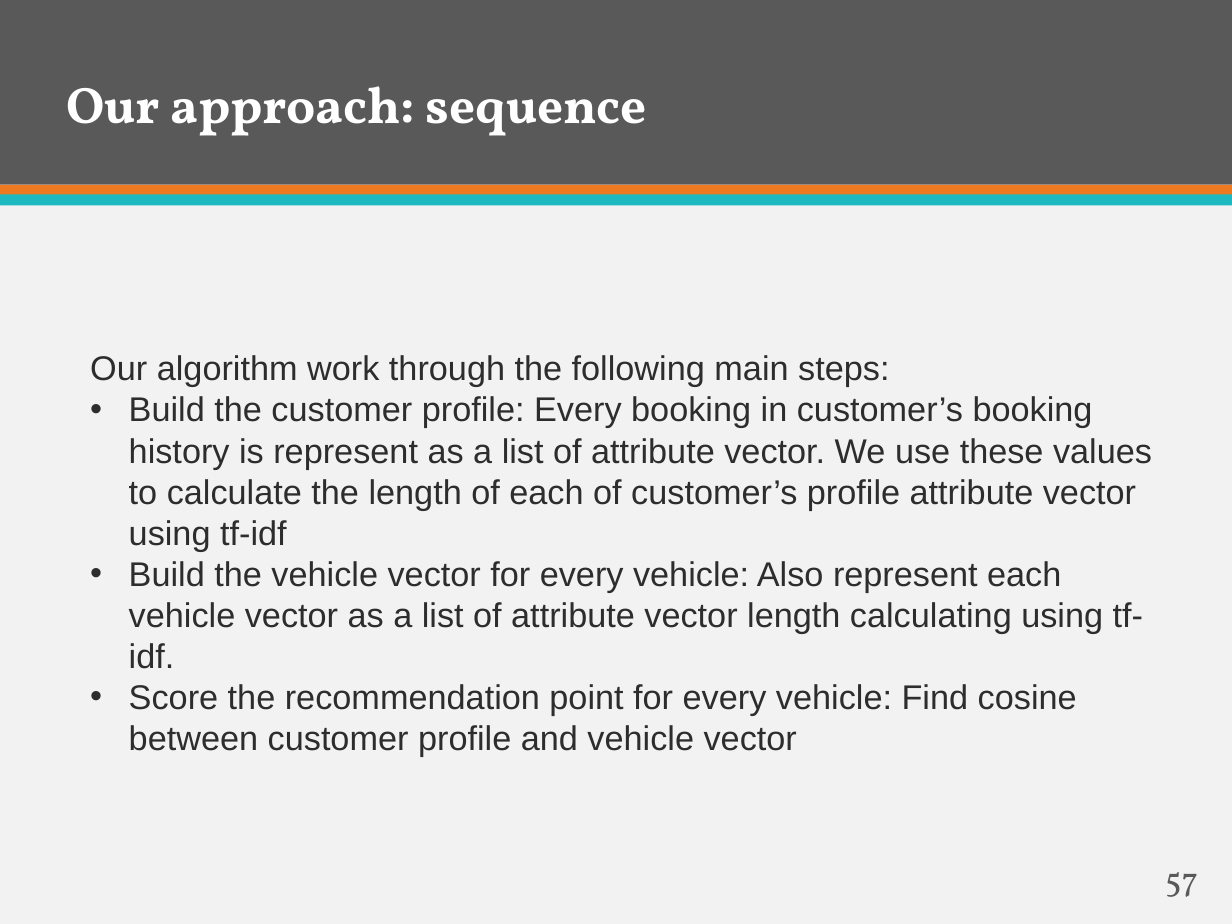
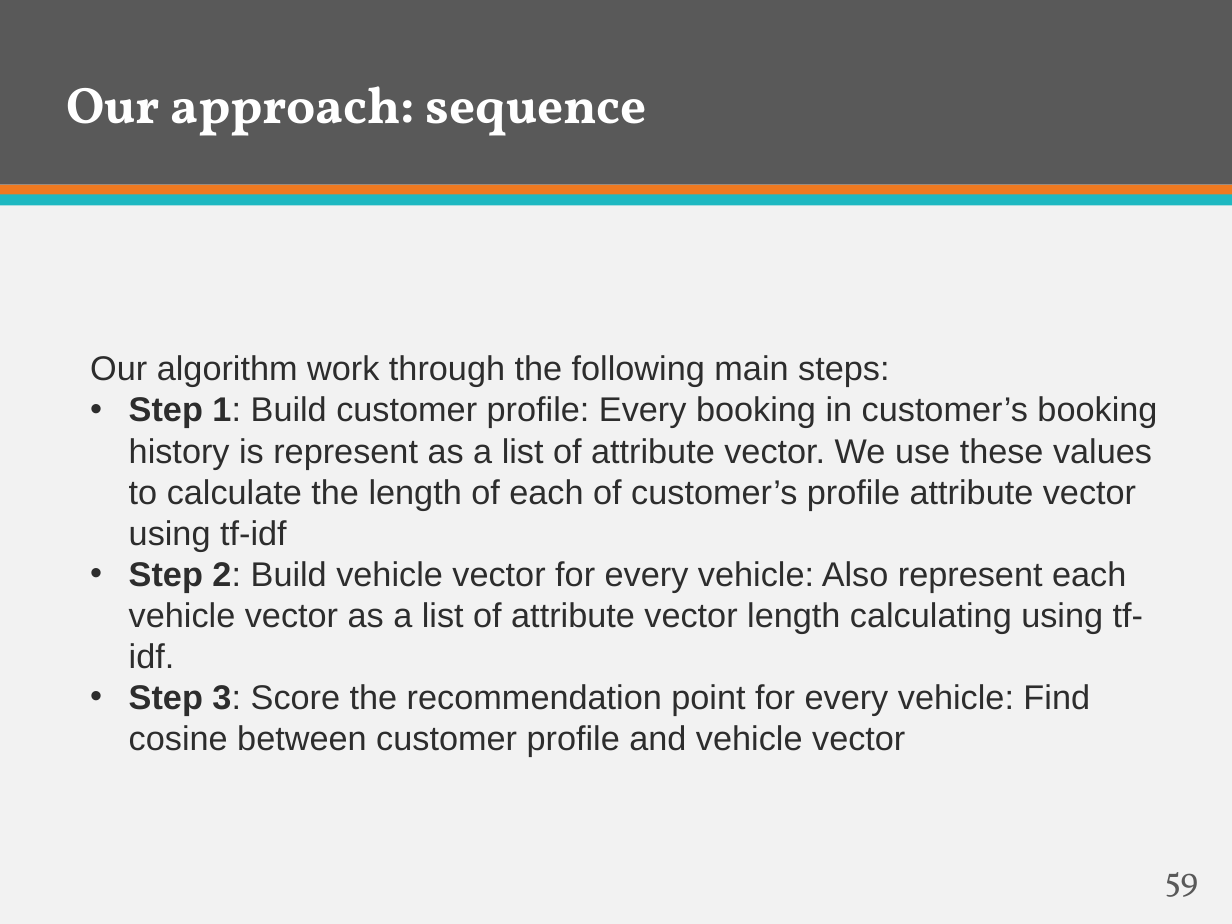
Before and after one commit to firzgard/CarRentalPortal, a slide deck: slide 59 of slide/CAR RENTAL PORTAL-Official.pptx (slide 57 before the commit). Drawn at 1232x924 pixels with LibreOffice and Linux fonts; fonts in the diff are those of the drawing. Boxes give left, top, right and bottom in pixels: in the first picture for what was removed or moved away, otherwise in the second. Text is boxed around its words. In the diff, an @@ line names an element or a change of style, - is before the commit and + after.

Commit message:
update slide

```diff
--- a/slide/CAR RENTAL PORTAL-Official.pptx
+++ b/slide/CAR RENTAL PORTAL-Official.pptx
@@ text at (129,396,1157,757): text changed @@
-• Build the customer profile: Every booking in customer’s booking history is represent as a list of attribute vector. We use these values to calculate the length of each of customer’s profile attribute vector using tf-idf
-• Build the vehicle vector for every vehicle: Also represent each vehicle vector as a list of attribute vector length calculating using tf-idf.
-• Score the recommendation point for every vehicle: Find cosine between customer profile and vehicle vector
+• Step 1: Build customer profile: Every booking in customer’s booking history is represent as a list of attribute vector. We use these values to calculate the length of each of customer’s profile attribute vector using tf-idf
+• Step 2: Build vehicle vector for every vehicle: Also represent each vehicle vector as a list of attribute vector length calculating using tf-idf.
+• Step 3: Score the recommendation point for every vehicle: Find cosine between customer profile and vehicle vector
@@ page number at (1165,872,1199,897): text changed @@
-57
+59
```
Also in this commit, not shown: 5 other slides changed, 2 slides added.
